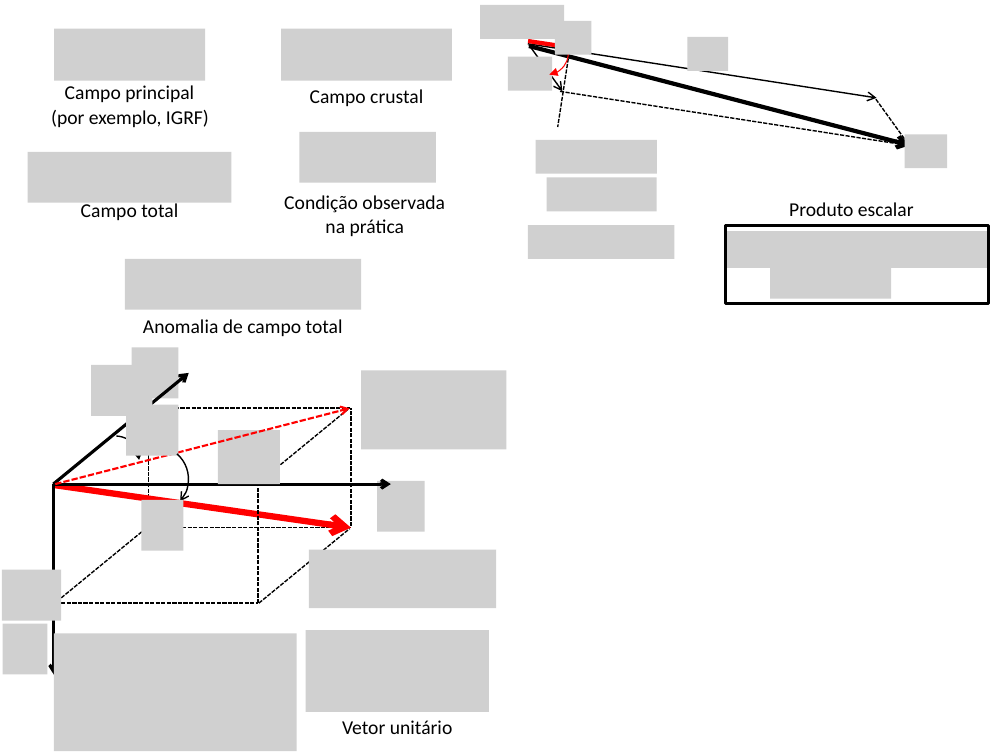
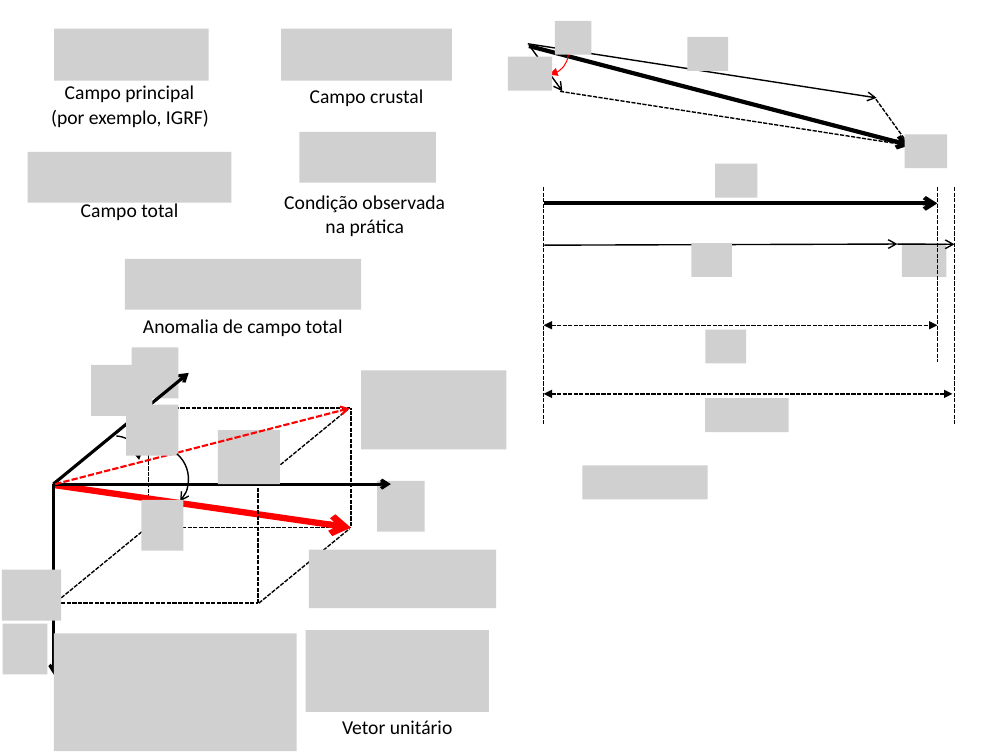
Before and after one commit to pinga-lab/CE-VII-SimBGf-2016, a slide deck: slide 18 of slides/4b_anomalia_campo_total.pptx (slide 19 before the commit). Drawn at 1008x756 pixels with LibreOffice and Linux fonts; fonts in the diff are those of the drawing; grey boxes stand for pictures. Boxes give left, top, right and bottom in pixels: in the first picture for what was removed or moved away, otherwise in the second. Text is boxed around its words. In the diff, an @@ line names an element or a change of style, - is before the commit and + after.

```diff
--- a/slides/4b_anomalia_campo_total.pptx
+++ b/slides/4b_anomalia_campo_total.pptx
@@ picture removed at (x1=480, y1=5, x2=563, y2=39) @@
@@ line removed from (528, 41) to (570, 47) @@
@@ picture removed at (x1=535, y1=140, x2=656, y2=174) @@
@@ picture removed at (x1=546, y1=177, x2=656, y2=212) @@
@@ picture added at (x1=715, y1=163, x2=757, y2=198) @@
@@ arrow added from (543, 204) to (937, 204), #000000 3 pt @@
@@ line added from (543, 186) to (543, 425), #000000 1 pt dashed @@
@@ text removed at (x1=789, y1=202, x2=914, y2=216) @@
-Produto escalar
@@ line moved from (571, 47) - (557, 127) to (937, 186) - (937, 362) @@
@@ line added from (955, 186) to (955, 425), #000000 1 pt dashed @@
@@ picture removed at (x1=528, y1=225, x2=675, y2=259) @@
@@ picture removed at (x1=726, y1=231, x2=988, y2=267) @@
@@ rectangle removed at (x1=726, y1=226, x2=988, y2=304) @@
@@ arrow added from (544, 245) to (897, 244), #000000 1 pt @@
@@ picture added at (x1=691, y1=243, x2=732, y2=277) @@
@@ picture removed at (x1=770, y1=265, x2=891, y2=299) @@
@@ arrow added from (897, 244) to (955, 244), #000000 1 pt @@
@@ picture added at (x1=902, y1=243, x2=947, y2=277) @@
@@ double arrow added from (543, 326) to (937, 326), #000000 1 pt dashed @@
@@ picture added at (x1=706, y1=330, x2=747, y2=364) @@
@@ double arrow added from (543, 394) to (953, 394), #000000 1 pt dashed @@
@@ picture added at (x1=706, y1=398, x2=789, y2=432) @@
@@ picture added at (x1=583, y1=466, x2=708, y2=500) @@
```
Also in this commit, not shown: 2 other slides changed, 3 slides added, 1 slide removed.
